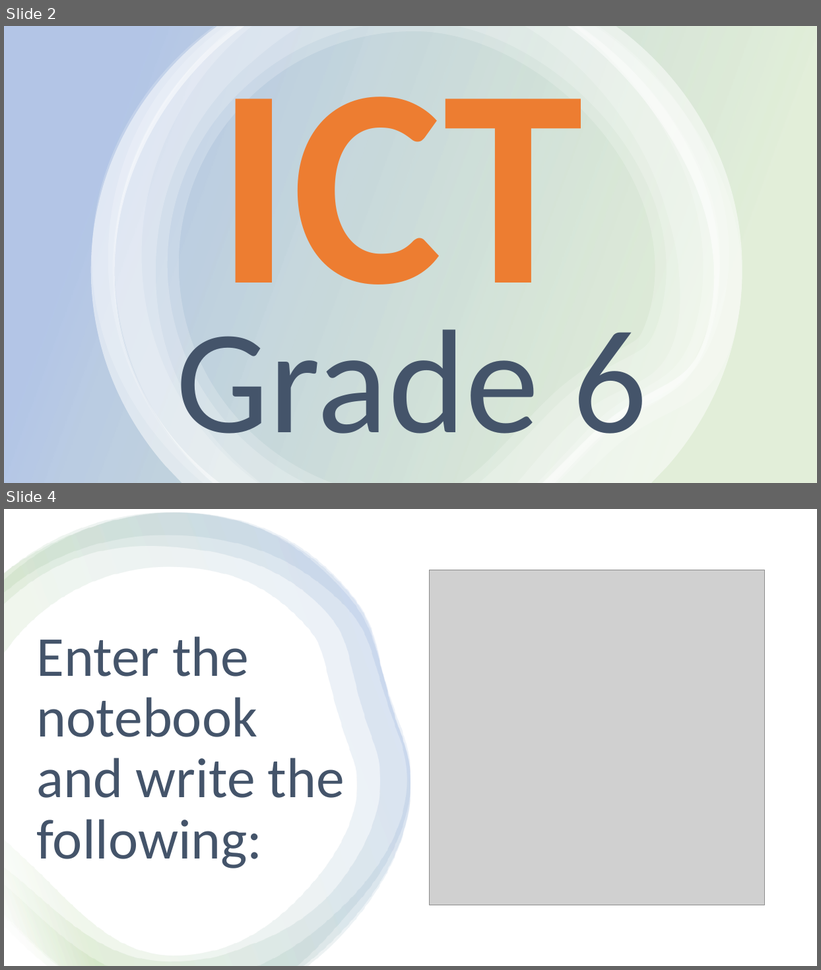
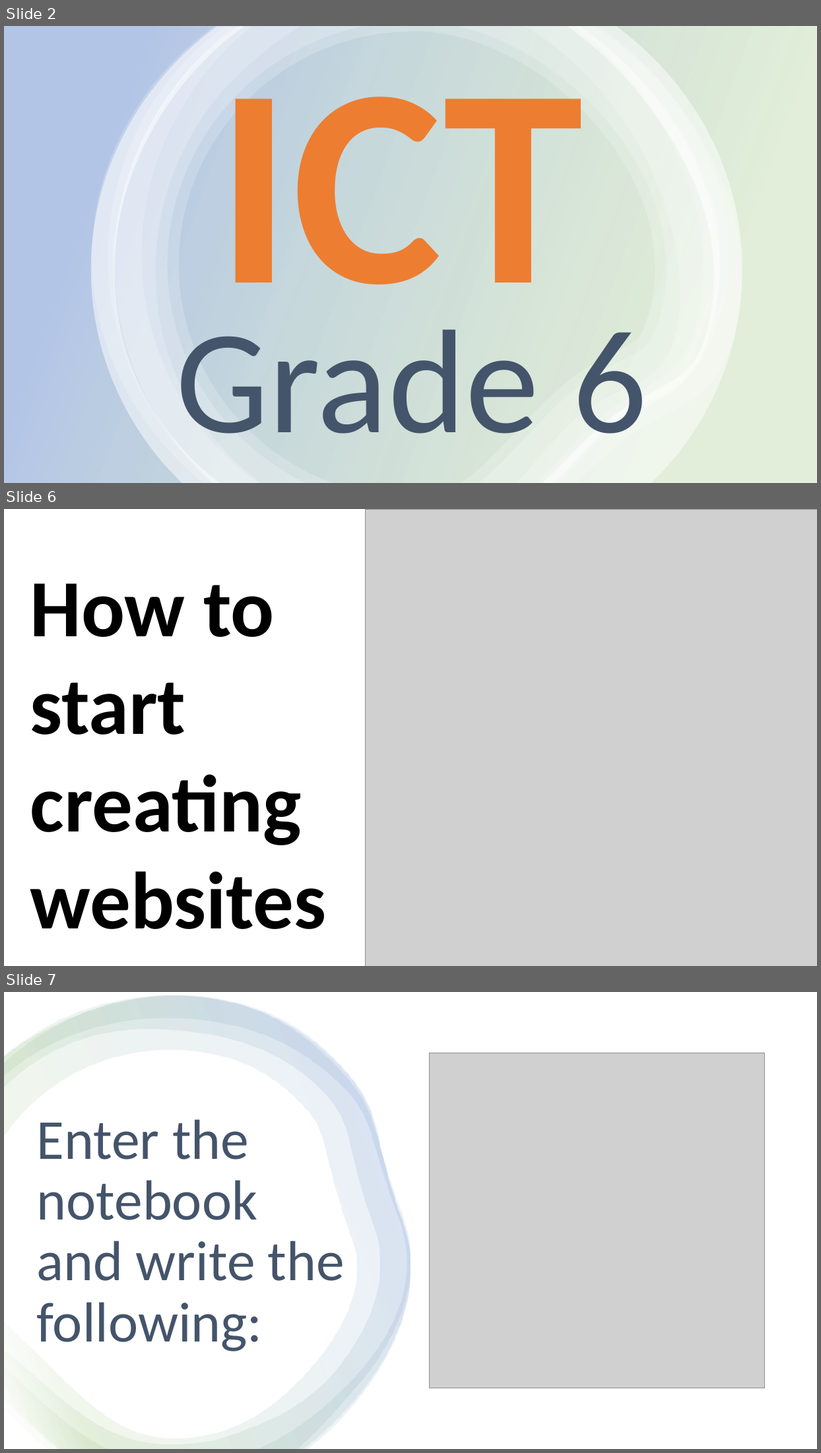
Before and after one commit to Ma7en/alajial, a slide deck: 6-G-6/11-week-11/3-Explanation/G6 - 11 - Explanation - Introduction to Web.pptx. Shown one above the other, each under a label of ours: slides 2 and 4 before the commit, slides 2, 6 and 7 after it; the slides between them are not shown. The pictures are 821x970 and 821x1453 pixels, drawn with LibreOffice and Linux fonts; fonts in the diff are those of the drawing; grey boxes stand for pictures. Boxes give left, top, right and bottom in pixels: in the first picture for what was removed or moved away, otherwise in the second. Text is boxed around its words. In the diff, an @@ line names an element or a change of style, - is before the commit and + after.

```diff
--- a/6-G-6/11-week-11/3-Explanation/G6 - 11 - Explanation - Introduction to Web.pptx
+++ b/6-G-6/11-week-11/3-Explanation/G6 - 11 - Explanation - Introduction to Web.pptx
@@ slide 6 added at [4, 509, 817, 966], background #FFFFFF @@
@@ picture added at [365, 509, 817, 966] @@
@@ title added at [30, 584, 327, 929], 115 pt, text #000000, bold @@
+How to start creating websites
@@ what was slide 4 is now slide 7 @@
```
Also in this commit, not shown: 1 slide changed, 2 other slides added, 3 other files.
